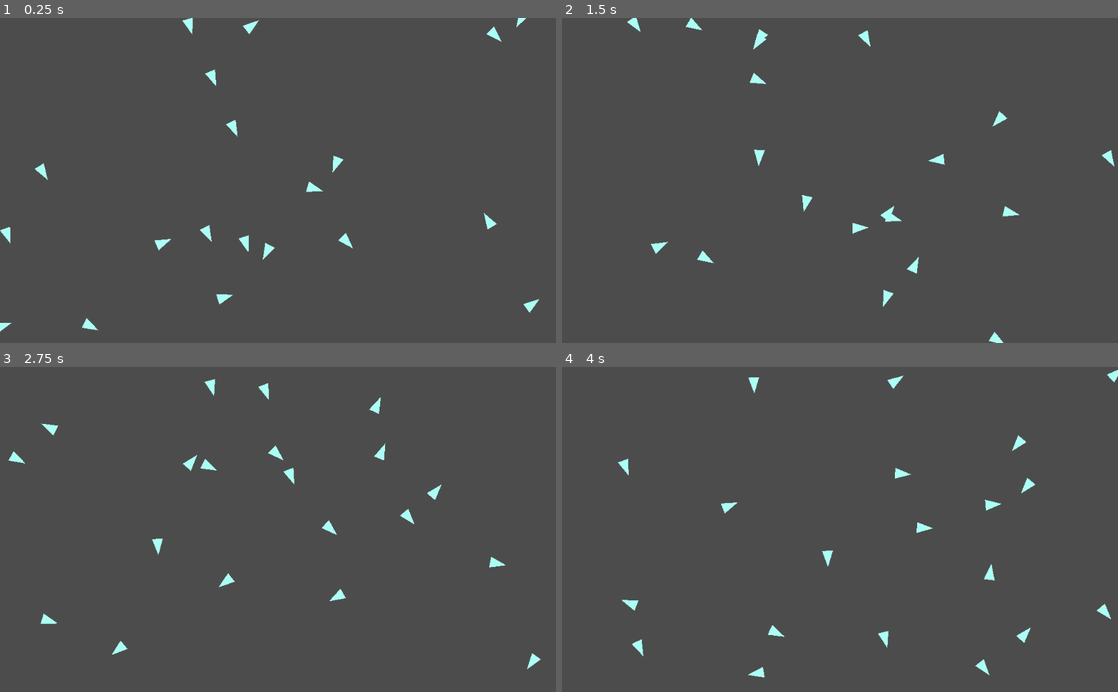
Above: before the commit, frames 1-4 (two rows, left to right).
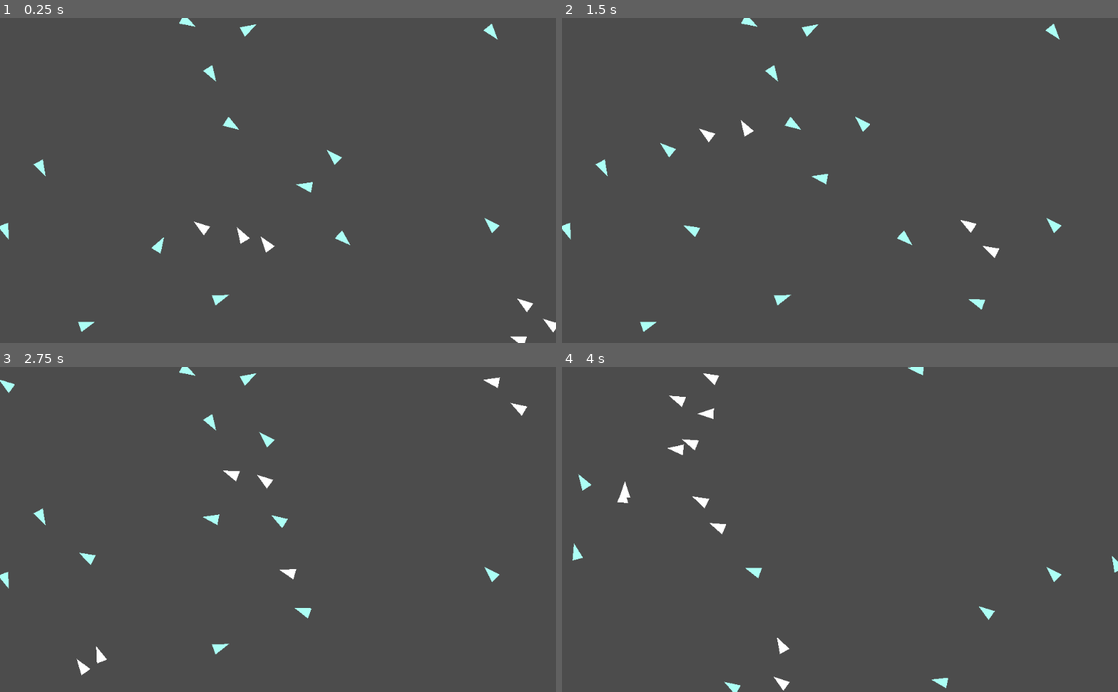
Above: after the commit, the same moments.

Repository: yosuanicolaus/Autonomous-Agents
Game: Godot game, scene res://practice/practice.tscn
Two runs of this game, one before a commit and one after it. Both use one fixed random seed, a clock stepped at 60 frames per second and the inputs below. The engine's default icon, where the game draws it, is replaced by a stand-in: a white triangle on a blue panel in a dark square.
Inputs (mouse positions are in pixels of both pictures, inside the frame that each line leads up to):
- Up to frame 1 (0.25 s): no input
- Up to frame 2 (1.5 s): move the mouse to (962, 164) at 0.52 s; click (962, 164) at 0.67 s; move the mouse to (728, 196) at 1.27 s; click (728, 196) at 1.42 s
- Up to frame 3 (2.75 s): move the mouse to (333, 458) at 2.02 s; click (333, 458) at 2.17 s
- Up to frame 4 (4 s): move the mouse to (812, 594) at 2.77 s; click (812, 594) at 2.92 s; move the mouse to (1006, 578) at 3.52 s; click (1006, 578) at 3.67 s

The runs differ from the first frame. In frame 1, 1.3% of the frame differs, in the area x 0-100%, y 0-100%; in frame 2, 2.1%; in frame 3, 2.2%, in the area x 0-98%, y 0-95%; in frame 4, 2.1%.

Commit message:
implement flock's "separate" behaviour

Diff:
--- /dev/null
+++ b/practice/drag_and_drop.gd
@@ -0,0 +1,15 @@
+extends Node2D
+
+var can_grab = false
+var grabbed_offset = Vector2()
+
+
+func _input_event(_viewport, event, _shape_idx):
+	if event is InputEventMouseButton:
+		can_grab = event.pressed
+		grabbed_offset = position - get_global_mouse_position()
+
+
+func _process(_delta):
+	if Input.is_mouse_button_pressed(BUTTON_LEFT) and can_grab:
+		position = get_global_mouse_position() + grabbed_offset
--- a/practice/vehicle.gd
+++ b/practice/vehicle.gd
@@ -4,11 +4,12 @@
 export var max_force := 5.0
 export var slow_radius := 150.0
 export var rotate_strength := 50.0
+export var separate_radius := 75.0
 
-var acceleration := Vector2.ZERO
-var velocity := Vector2.ZERO
-var desired = Vector2.ZERO
-var steer = Vector2.ZERO
+var acceleration: Vector2
+var velocity: Vector2
+var desired: Vector2
+var steer: Vector2
 
 onready var wander_rotator = $WanderRotator
 onready var wander_target = $WanderRotator/WanderTarget
@@ -70,9 +71,35 @@
 		desired = Vector2(velocity.x, max_speed)
 
 
+func separate():
+	var vehicles = get_tree().get_nodes_in_group("vehicles")
+	var sum := Vector2.ZERO
+	var count := 0
+
+	for vehicle in vehicles:
+		var diff = (vehicle.position - position).length()
+		if diff > 0 and diff < separate_radius:
+			var target = position - vehicle.position
+			sum += target
+			count += 1
+
+	if count > 0:
+		sum /= count
+		sum = sum.normalized()
+		sum *= max_speed
+
+		steer = sum - position
+		steer = steer.clamped(max_force)
+		acceleration += steer
+		var c = count * 50
+		modulate = Color(255, 255 - c, 255 - c)
+	else:
+		modulate = Color(1, 1, 1)
+
+
 func _process(delta):
-	# seek(get_global_mouse_position())
-	wander()
+	# wander()
+	separate()
 	velocity += acceleration
 	velocity = velocity.clamped(max_speed)
 	look_at(position + velocity)
--- a/practice/vehicle.tscn
+++ b/practice/vehicle.tscn
@@ -11,11 +11,12 @@
 radius = 3.0
 height = 6.0
 
-[node name="Vehicle" type="Node2D"]
+[node name="Vehicle" type="Node2D" groups=["vehicles"]]
 script = ExtResource( 1 )
 
 [node name="Triangle" type="MeshInstance2D" parent="."]
 modulate = Color( 0.67451, 1, 0.960784, 1 )
+position = Vector2( 2, 0 )
 rotation = -1.5708
 mesh = SubResource( 1 )
 
